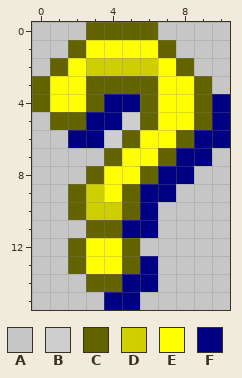
Two states of a pixel-art sprite, frost-wot/res/data/help.png. Above: the version before the commit.
The file is 11x16 pixels. Pixels under 10% opacity are left out.
Palette (. is transparent): A #c6c6c6  B #cecece  C #636300  D #cece00  E #ffff00  F #000084
Once edited:
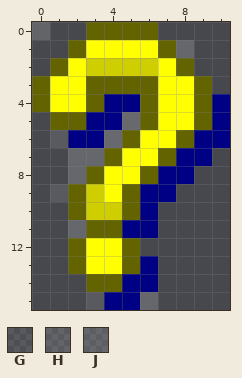
Colours new in this view: G #c6c6c624  H #c6c6c638  J #c6c6c63f
The commit says: fixed transparency of help icon
The edit:
colour B: #cecece -> #cecece3f
Changed rows in their new state; - is a pixel that keeps its letter.
first column x 0:
 0 H..----....
 1 ..------J..
 2 .--------..
 3 ----------.
 5 .----------
 6 .G---------
 7 ..JJ------.
 8 ..J------..
 9 .G------...
10 ..-----....
11 ..J----....
12 ..----.....
13 ..-----....
14 ...----....
15 ...G--J....
